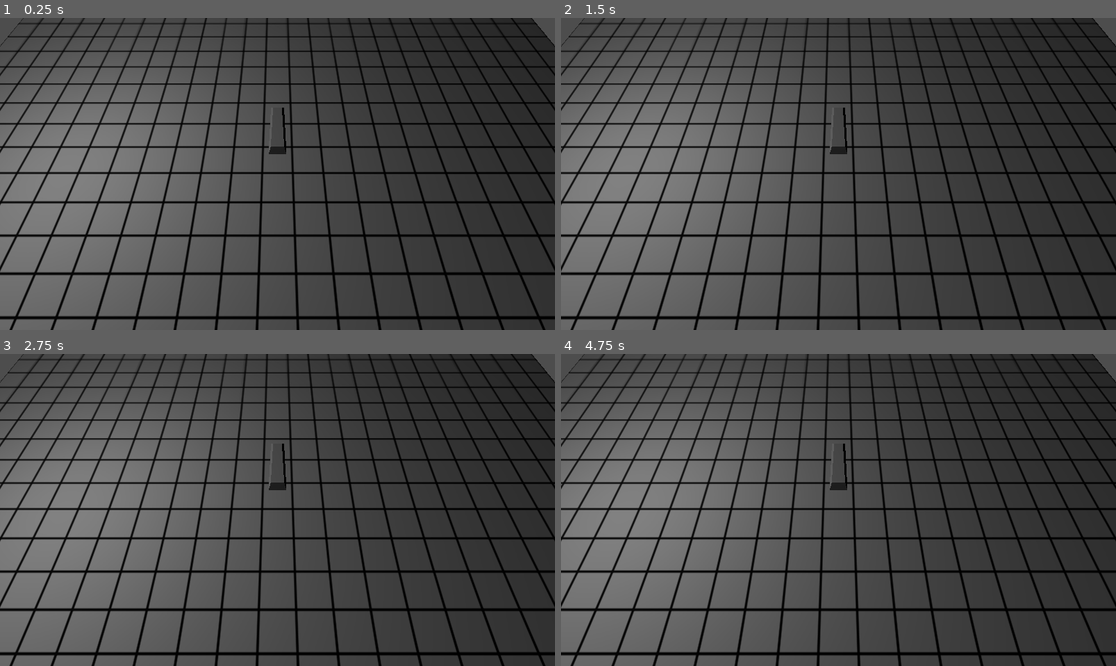
Above: before the commit, frames 1-4 (two rows, left to right).
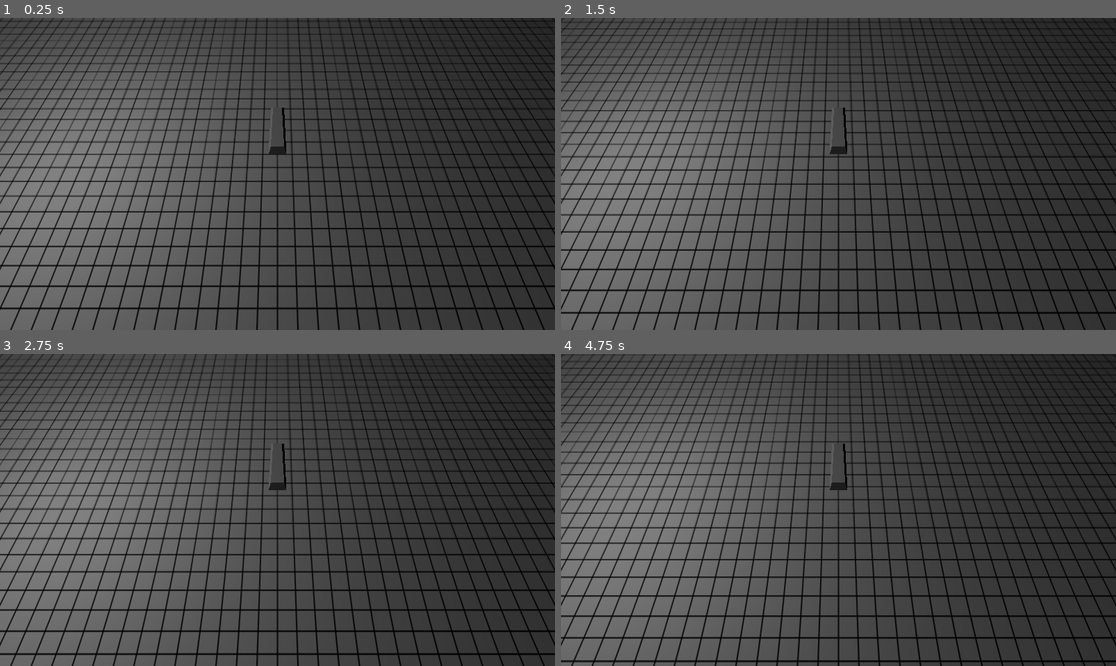
Above: after the commit, the same moments.

Repository: CodingCat2011/Traintrack
Game: Godot game, scene res://Scenes/node_3d.tscn
Same seed, same stepped clock (60 frames per second), same inputs: the game is played once before the commit and once after it.
Inputs:
- Up to frame 1 (0.25 s): no input
- Up to frame 2 (1.5 s): tap Enter at 0.5 s; hold Shift (Train_speed_up, bound only after the commit) 0.53-1.28 s; hold Ctrl (Train_slow_down, bound only after the commit) from 1.28 s (still down)
- Up to frame 3 (2.75 s): release Ctrl (Train_slow_down, bound only after the commit) at 2.03 s; hold Shift (Train_speed_up, bound only after the commit) from 2.03 s (still down)
- Up to frame 4 (4.75 s): release Shift (Train_speed_up, bound only after the commit) at 3.53 s; hold Ctrl (Train_slow_down, bound only after the commit) from 3.53 s (still down)

The runs differ from the first frame. In frame 1, 22% of the frame differs, in the area x 0-100%, y 0-100%; in frame 2, 22%; in frame 3, 15%; in frame 4, 22%.

Commit message:
Added smooth forward movement and braking

Diff:
--- a/traintrack/Scenes/node_3d.tscn
+++ b/traintrack/Scenes/node_3d.tscn
@@ -1,18 +1,20 @@
-[gd_scene load_steps=5 format=3 uid="uid://cgxj54o27pkkw"]
+[gd_scene load_steps=6 format=3 uid="uid://cgxj54o27pkkw"]
 
 [ext_resource type="PackedScene" uid="uid://cc8reb1vyhcpf" path="res://Ressources/Train_low_poly.glb" id="1_7lp7g"]
+[ext_resource type="Script" path="res://Scenes/player.gd" id="1_cjf0f"]
 [ext_resource type="Texture2D" uid="uid://dak4csbt11ht3" path="res://Ressources/grundraster.jpg" id="2_6yoj7"]
 
 [sub_resource type="BoxShape3D" id="BoxShape3D_f6uj4"]
 
 [sub_resource type="StandardMaterial3D" id="StandardMaterial3D_mtyou"]
 albedo_texture = ExtResource("2_6yoj7")
-uv1_scale = Vector3(5, 5, 5)
+uv1_scale = Vector3(50, 50, 50)
 
 [node name="Node3D" type="Node3D"]
 
 [node name="Player" type="CharacterBody3D" parent="."]
-transform = Transform3D(1, 0, 0, 0, 1, 0, 0, 0, 1, 0, 1, 0)
+transform = Transform3D(1, 0, 0, 0, 1, 0, 0, 0, 1, 0, 1, 20.7996)
+script = ExtResource("1_cjf0f")
 
 [node name="Train_low_poly" parent="Player" instance=ExtResource("1_7lp7g")]
 
@@ -33,5 +35,5 @@
 
 [node name="Ground" type="CSGBox3D" parent="."]
 transform = Transform3D(1, 0, 0, 0, 1, 0, 0, 0, 1, 0, -0.509912, 0)
-size = Vector3(100, 1, 100)
+size = Vector3(500, 1, 500)
 material = SubResource("StandardMaterial3D_mtyou")
--- /dev/null
+++ b/traintrack/Scenes/player.gd
@@ -0,0 +1,15 @@
+extends CharacterBody3D
+
+const speed = 50
+const acceleration = 0.1
+
+func _physics_process(delta):
+	if Input.is_action_pressed("Train_speed_up") and velocity.z > -speed: #accelerate
+		velocity.z -= acceleration
+	elif Input.is_action_pressed("Train_slow_down") and velocity.z < speed*0.1: #braking
+		velocity.z = lerp(velocity.z,0.0, 0.05)
+	else:
+		velocity.z = lerp(velocity.z,0.0, 0.001) #slowed to resistance
+
+
+	move_and_slide()
--- a/traintrack/project.godot
+++ b/traintrack/project.godot
@@ -19,6 +19,19 @@
 
 import/blender/enabled=false
 
+[input]
+
+Train_speed_up={
+"deadzone": 0.5,
+"events": [Object(InputEventKey,"resource_local_to_scene":false,"resource_name":"","device":-1,"window_id":0,"alt_pressed":false,"shift_pressed":false,"ctrl_pressed":false,"meta_pressed":false,"pressed":false,"keycode":0,"physical_keycode":4194325,"key_label":0,"unicode":0,"location":0,"echo":false,"script":null)
+]
+}
+Train_slow_down={
+"deadzone": 0.5,
+"events": [Object(InputEventKey,"resource_local_to_scene":false,"resource_name":"","device":-1,"window_id":0,"alt_pressed":false,"shift_pressed":false,"ctrl_pressed":false,"meta_pressed":false,"pressed":false,"keycode":0,"physical_keycode":4194326,"key_label":0,"unicode":0,"location":0,"echo":false,"script":null)
+]
+}
+
 [rendering]
 
 renderer/rendering_method="gl_compatibility"
